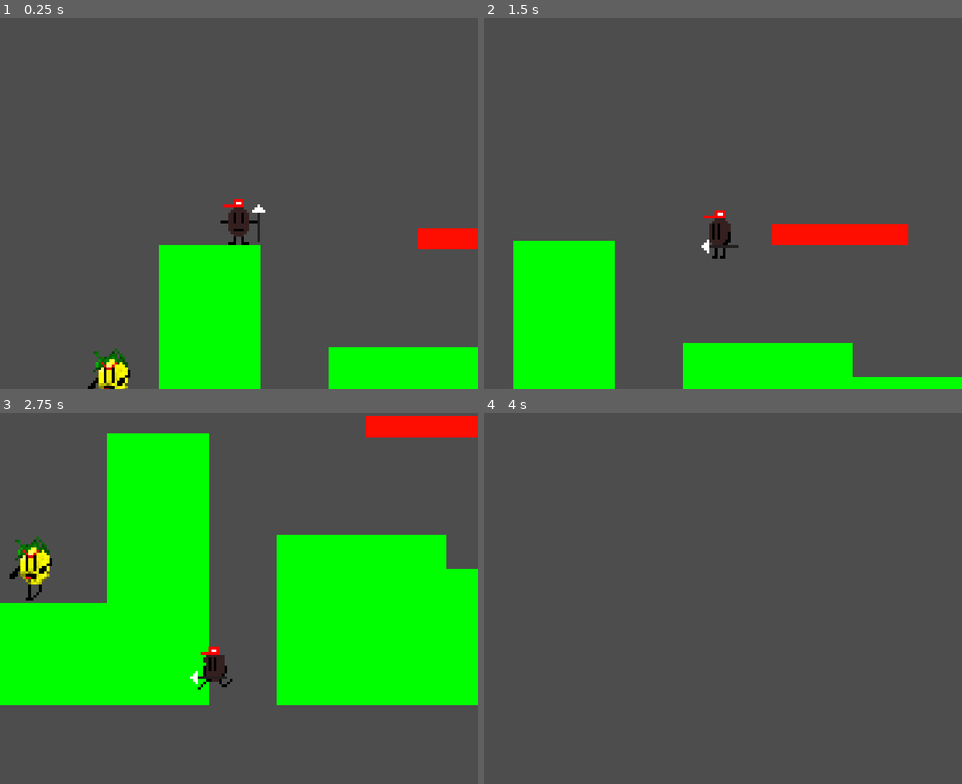
Above: before the commit, frames 1-4 (two rows, left to right).
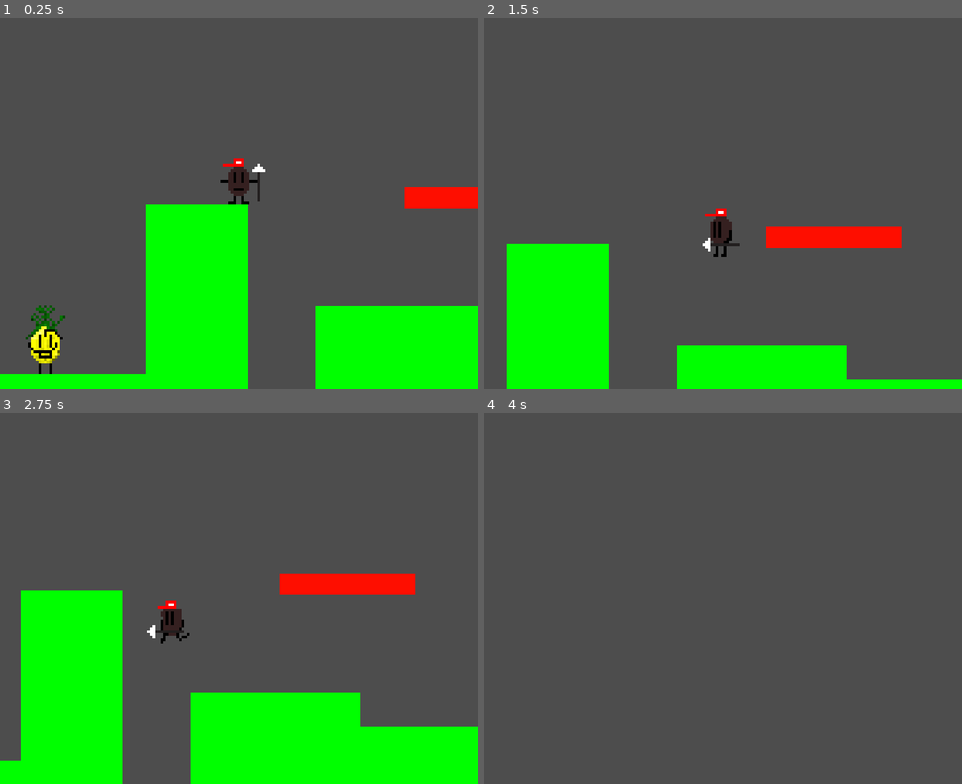
Above: after the commit, the same moments.

Repository: SonuTheNecro/GodotLearningEnvironment
Game: Godot game, scene res://level.tscn
The game is run twice, just before and just after one commit, with the same random seed, the same clock (stepped at 60 frames per second) and the same inputs.
Inputs (mouse positions are in pixels of both pictures, inside the frame that each line leads up to):
- Up to frame 1 (0.25 s): no input
- Up to frame 2 (1.5 s): move the mouse to (828, 184) at 0.52 s; press the mouse at (828, 184) at 0.53 s; hold D (move_right) from 0.53 s (still down); tap W (jump) at 0.77 s; move the mouse to (627, 222) at 1.27 s; release the mouse at (627, 222) at 1.28 s; tap S (duck) at 1.35 s
- Up to frame 3 (2.75 s): tap W (jump) at 1.52 s; move the mouse to (286, 516) at 2.02 s; release D (move_right) at 2.03 s; hold A (move_left) from 2.03 s (still down); hold Shift (run) from 2.03 s (still down)
- Up to frame 4 (4 s): move the mouse to (699, 672) at 2.77 s; release A (move_left) at 2.78 s; release Shift (run) at 2.78 s; hold D (move_right) from 2.78 s (still down); click (699, 672) at 2.85 s; tap W (jump) at 3.02, 3.77 s; tap Enter at 3.5 s; move the mouse to (866, 654) at 3.52 s; hold S (duck) from 3.53 s (still down)

The runs differ from the first frame. In frame 1, 13% of the frame differs, in the area x 0-100%, y 37-100%; in frame 2, 2.6%; in frame 3, 53%, in the area x 0-100%, y 0-100%; in frame 4, nothing differs.

Commit message:
refactor: Switch in lemon

Diff:
--- a/enemy.gd
+++ b/enemy.gd
@@ -7,6 +7,8 @@
 # Get the gravity from the project settings to be synced with RigidBody nodes.
 var gravity = ProjectSettings.get_setting("physics/2d/default_gravity")
 
+func _ready():
+	$AnimatedSprite2D.play("idle")
 
 func _physics_process(_delta):
 	pass
--- a/lemon.tscn
+++ b/lemon.tscn
@@ -121,7 +121,7 @@
 texture_filter = 5
 position = Vector2(0, -15)
 sprite_frames = SubResource("SpriteFrames_3s5yd")
-animation = &"death"
+animation = &"idle"
 
 [node name="CollisionShape2D" type="CollisionShape2D" parent="."]
 texture_filter = 1
--- a/level.tscn
+++ b/level.tscn
@@ -39,19 +39,24 @@
 offset_bottom = 19.0
 color = Color(0, 0, 1, 1)
 
-[node name="side_array" type="StaticBody2D" parent="." groups=["wall"]]
+[node name="side_area" type="StaticBody2D" parent="." groups=["wall"]]
 
-[node name="CollisionPolygon2D" type="CollisionPolygon2D" parent="side_array"]
+[node name="CollisionPolygon2D" type="CollisionPolygon2D" parent="side_area"]
 position = Vector2(128, 0)
 polygon = PackedVector2Array(-320, 448, -320, 960, -1024, 960, -1024, 448, -896, 448, -896, 768, -512, 768, -512, 448)
 script = ExtResource("1_sdvwn")
 
 [node name="player" parent="." instance=ExtResource("1_vet0b")]
-position = Vector2(-232, 320)
+position = Vector2(-208, 440)
 
 [node name="enemy" parent="." instance=ExtResource("3_yo7cm")]
 position = Vector2(608, 384)
 
 [node name="lemon" parent="." instance=ExtResource("4_8suju")]
-position = Vector2(-408, 768)
+position = Vector2(-576, 768)
 scale = Vector2(5, 5)
+
+[node name="detection" type="VisibleOnScreenNotifier2D" parent="."]
+position = Vector2(-1176, 1096)
+
+[connection signal="screen_entered" from="detection" to="lemon" method="_on_detection_screen_entered"]
--- a/scripts/lemon.gd
+++ b/scripts/lemon.gd
@@ -4,16 +4,16 @@
 @onready var ray_cast = $RayCast2D
 
 func _ready():
-	$AnimatedSprite2D.play("walk")
+	$AnimatedSprite2D.play("idle")
 
 func _physics_process(_delta):
-	if not dead:
+	if not dead and $AnimatedSprite2D.animation != "idle":
 		if ray_cast.is_colliding() and not ray_cast.get_collider().is_in_group("player"):
 			flip()
 		velocity.x = speed
 		#print(velocity.x)
 		move_and_slide()
-
+	hitbox_update()
 
 func flip():
 	$AnimatedSprite2D.flip_h = !($AnimatedSprite2D.flip_h)
@@ -21,15 +21,33 @@
 	$RayCast2D.set_rotation_degrees(180 if $RayCast2D.get_rotation_degrees() == 0 else 0)
 	speed *= -1
 
-
-
+func hitbox_update():
+	match $AnimatedSprite2D.animation:
+		"idle":
+			match $AnimatedSprite2D.frame:
+				0:
+					$AnimatedSprite2D.position.y = -15
+				1:
+					$AnimatedSprite2D.position.y = -13
+		"death":
+			$AnimatedSprite2D.position.y = -15
+			$CollisionShape2D.position.y = -6.765
+			$CollisionShape2D.rotation = 90
+		"walk":
+			$AnimatedSprite2D.position.y = -15
+			$CollisionShape2D.position.y = -12
+			$CollisionShape2D.rotation = 0
 
 func stabbed(body):
 	if body.is_in_group("weapon") and not dead:
 		dead = true
 		$AnimatedSprite2D.play("death")
-		$CollisionShape2D.position.y = -6.765
-		$CollisionShape2D.rotation = 90
+
 		#$hurtbox/CollisionShape2D.set_deferred("disabled",false)
 		#$hurtbox.disable_mode = Node.PROCESS_MODE_DISABLED
 		#$RayCast2D.enabled = false
+
+
+func _on_detection_screen_entered():
+	$AnimatedSprite2D.play("walk")
+	dead = false
